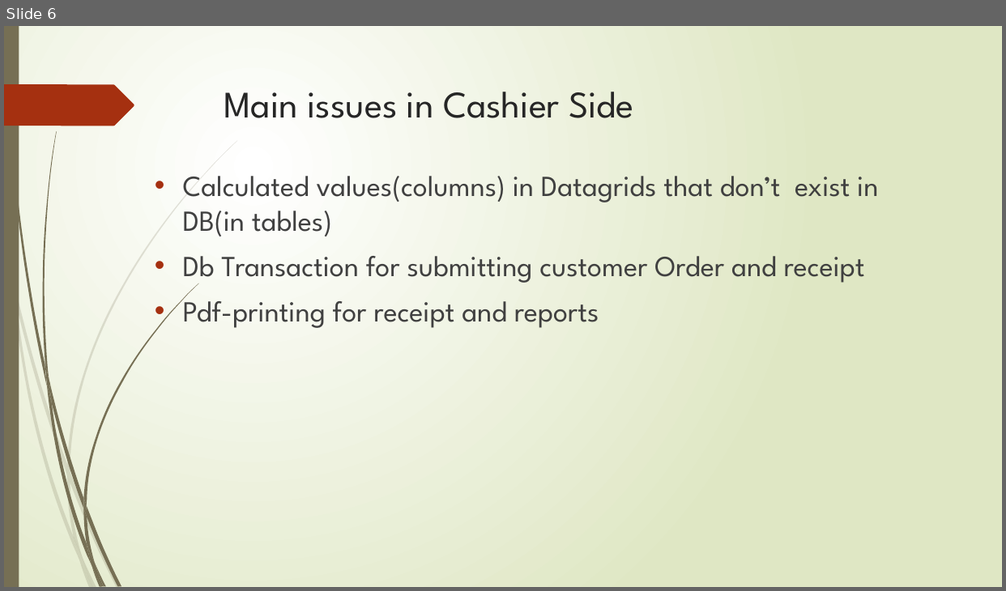
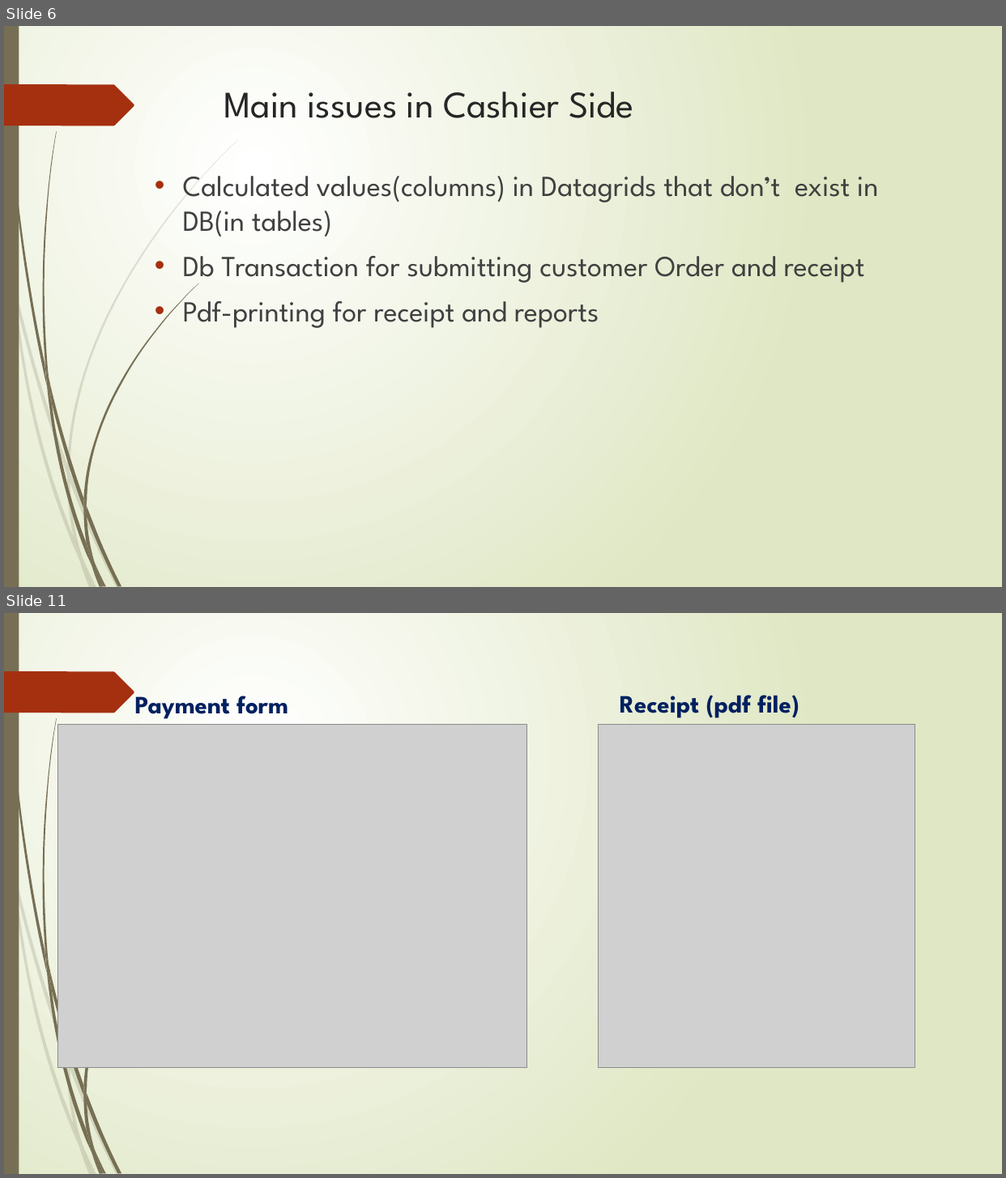
Before and after one commit to alitorabi1/SmallStore, a slide deck: Documents/Presentation1.pptx. Shown one above the other, each under a label of ours: slide 6 before the commit, slides 6 and 11 after it; the slides between them are not shown. The pictures are 1006x591 and 1006x1178 pixels, drawn with LibreOffice and Linux fonts; fonts in the diff are those of the drawing; grey boxes stand for pictures. Boxes give left, top, right and bottom in pixels: in the first picture for what was removed or moved away, otherwise in the second. Text is boxed around its words. In the diff, an @@ line names an element or a change of style, - is before the commit and + after.

```diff
--- a/Documents/Presentation1.pptx
+++ b/Documents/Presentation1.pptx
@@ slide 11 added at box(4, 613, 1002, 1174), background gradient #FFFFFF to #DFE8C4; not listed: 23 template elements that a slide beside it also shows @@
@@ text added at box(135, 696, 288, 719), 24 pt, text #002060, bold @@
+Payment form
@@ text added at box(620, 695, 799, 718), 24 pt, text #002060, bold @@
+Receipt (pdf file)
@@ picture added at box(58, 725, 527, 1068) @@
@@ picture added at box(599, 725, 916, 1068) @@
```
Also in this commit, not shown: 4 slides changed, 3 other slides added, 1 slide removed.
